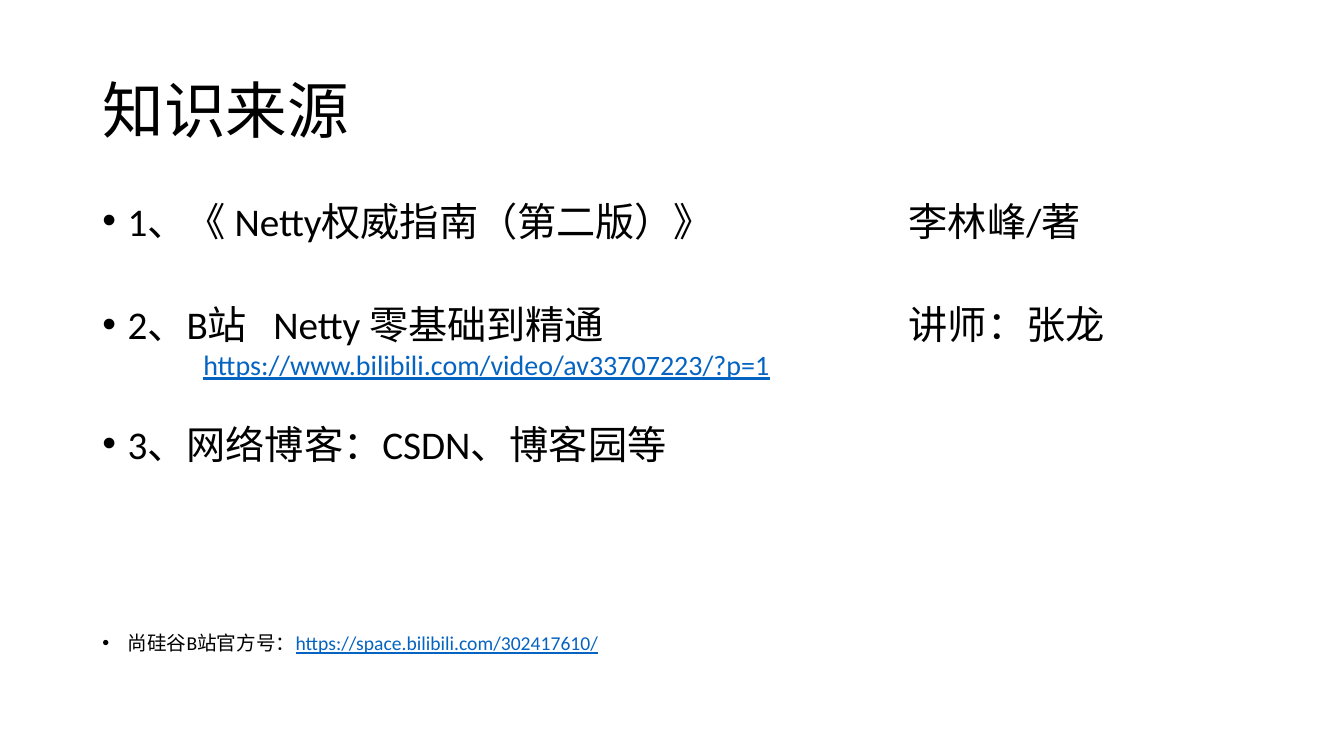
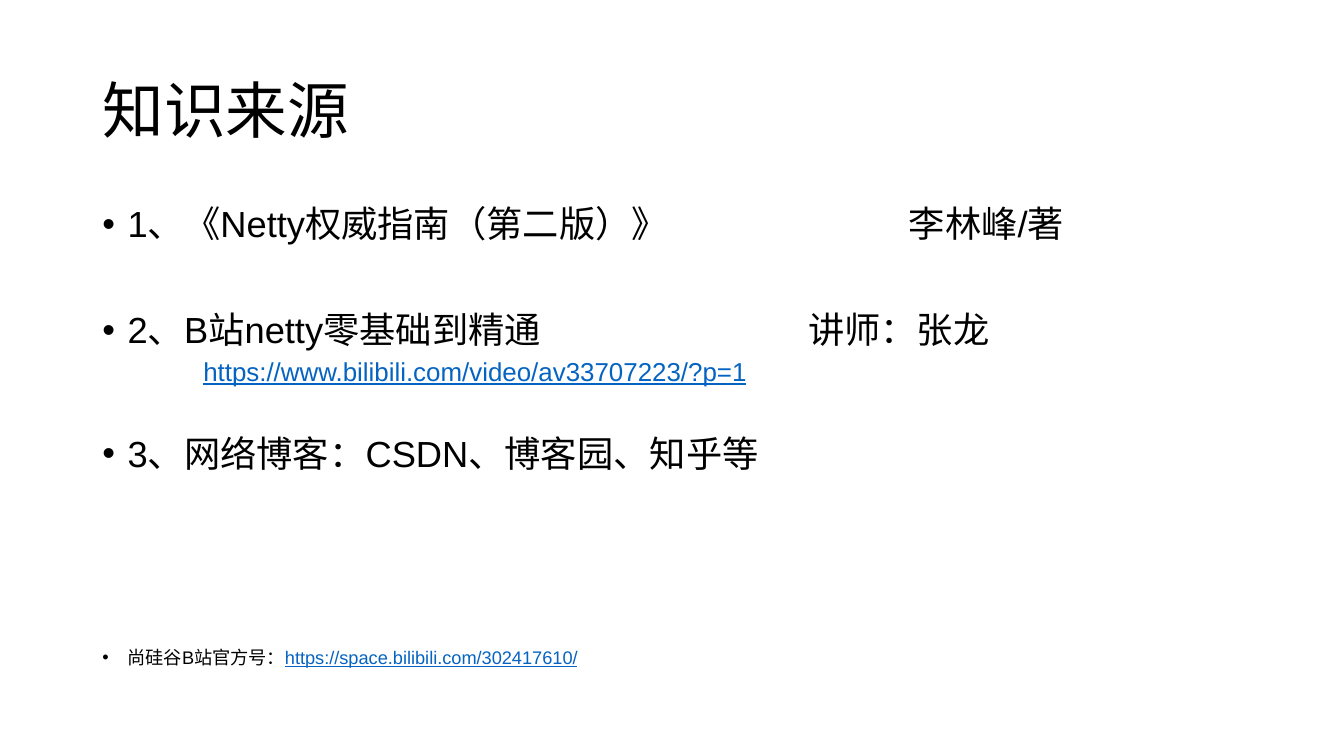
Before and after one commit to zhangyd3739/gitPath, a slide deck: slide 2 of Netty入门指南.pptx. Drawn at 1344x756 pixels with LibreOffice and Linux fonts; fonts in the diff are those of the drawing. Boxes give left, top, right and bottom in pixels: in the first picture for what was removed or moved away, otherwise in the second. Text is boxed around its words. In the diff, an @@ line names an element or a change of style, - is before the commit and + after.

```diff
--- a/Netty入门指南.pptx
+++ b/Netty入门指南.pptx
@@ text at (128,209,668,350): text changed; size 28 to 25.9 pt; font Calibri to Arial @@
-• 1、《 Netty权威指南（第二版）》 李林峰/著
-• 2、B站 Netty 零基础到精通 讲师：张龙
+• 1、《Netty权威指南（第二版）》 李林峰/著
+• 2、B站netty零基础到精通 讲师：张龙
@@ text at (128,362,746,668): size 20 to 18.5 pt in "https://www.bilibili.com/video/av33707223/?p=1"; font Calibri to Arial in "https://www.bilibili.com/video/av33707223/?p=1", "尚硅谷B站官方号：https://space.bilibili.com/302417610/"; size 14 to 12.9 pt in "尚硅谷B站官方号：https://space.bilibili.com/302417610/"; line spacing 0.8 to 0.9 @@
@@ text at (128,438,759,470): text changed; size 28 to 25.9 pt; font Calibri to Arial @@
-• 3、网络博客：CSDN、博客园等
+• 3、网络博客：CSDN、博客园、知乎等
```
Also in this commit, not shown: 2 other slides changed, 10 slides added, 2 slides removed, 41 other files.
